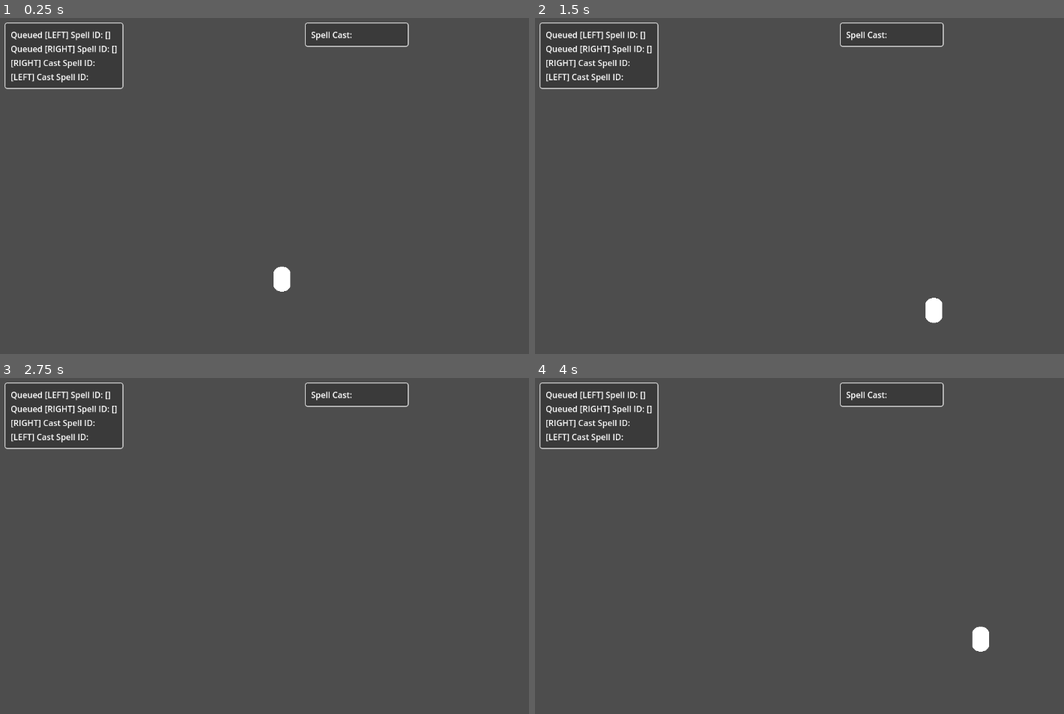
Above: before the commit, frames 1-4 (two rows, left to right).
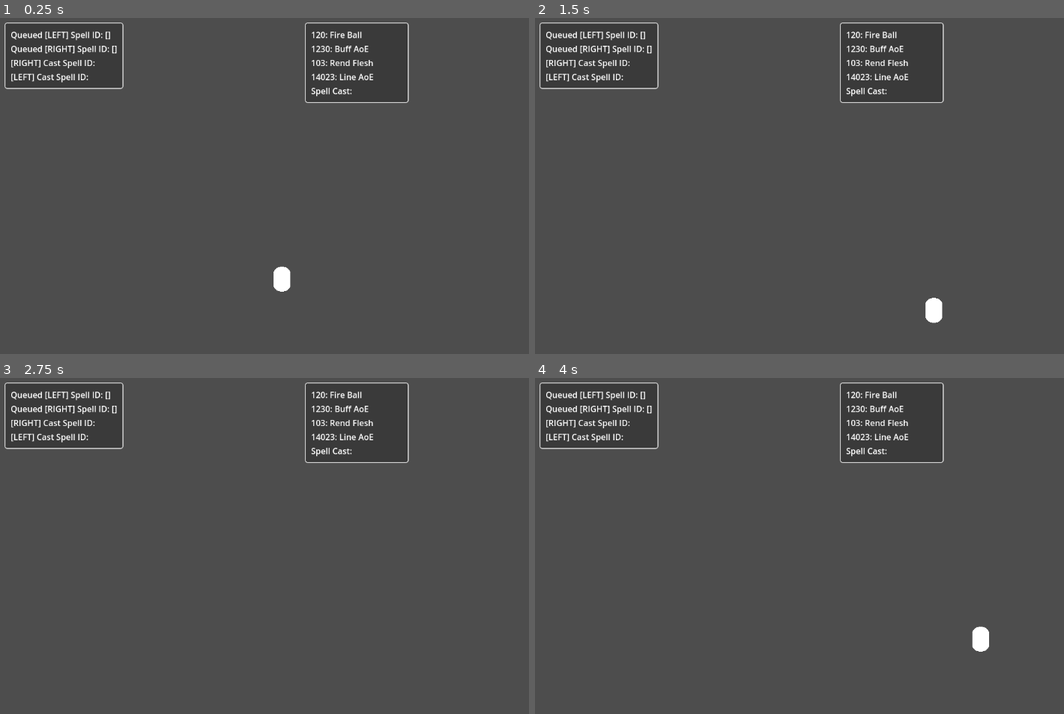
Above: after the commit, the same moments.

Repository: WobblyRonnoc/NecromancerGame
Game: Godot game, scene res://level.tscn
Two runs of this game, one before a commit and one after it. Both use one fixed random seed, a clock stepped at 60 frames per second and the inputs below.
Inputs:
- Up to frame 1 (0.25 s): no input
- Up to frame 2 (1.5 s): tap Enter at 0.5 s; hold Right (ui_right) 0.53-1.28 s; hold Down (ui_down) from 1.28 s (still down)
- Up to frame 3 (2.75 s): release Down (ui_down) at 2.03 s; hold Right (ui_right) from 2.03 s (still down)
- Up to frame 4 (4 s): tap Space at 2.75 s; release Right (ui_right) at 2.78 s; hold Up (ui_up) 2.78-3.53 s; hold Left (ui_left) from 3.53 s (still down)

The runs differ from the first frame. In frame 1, 0.8% of the frame differs, in the area x 57-78%, y 4-26%; in frame 2, 0.8%; in frame 3, 0.8%; in frame 4, 0.8%.

Commit message:
added another spell id

Diff:
--- a/global.gd
+++ b/global.gd
@@ -14,11 +14,10 @@
 
 const SPELL_LIST : Dictionary = {
 	"120" : "Fire Ball",
-	"1402": "Buff AoE",
-	"103" : "Rend Flesh"
-
+	"1230": "Buff AoE",
+	"103" : "Rend Flesh",
+	"14023" : "Line AoE"
 	}
-
 
 func get_spell_key(stick):
 	if stick == 0:
@@ -37,3 +36,6 @@
 		left_spell_key.clear()
 	if stick == 1:
 		right_spell_key.clear()
+func _process(_delta):
+	for item in SPELL_LIST:
+		debug2.add_property(item, SPELL_LIST[item], 0)
